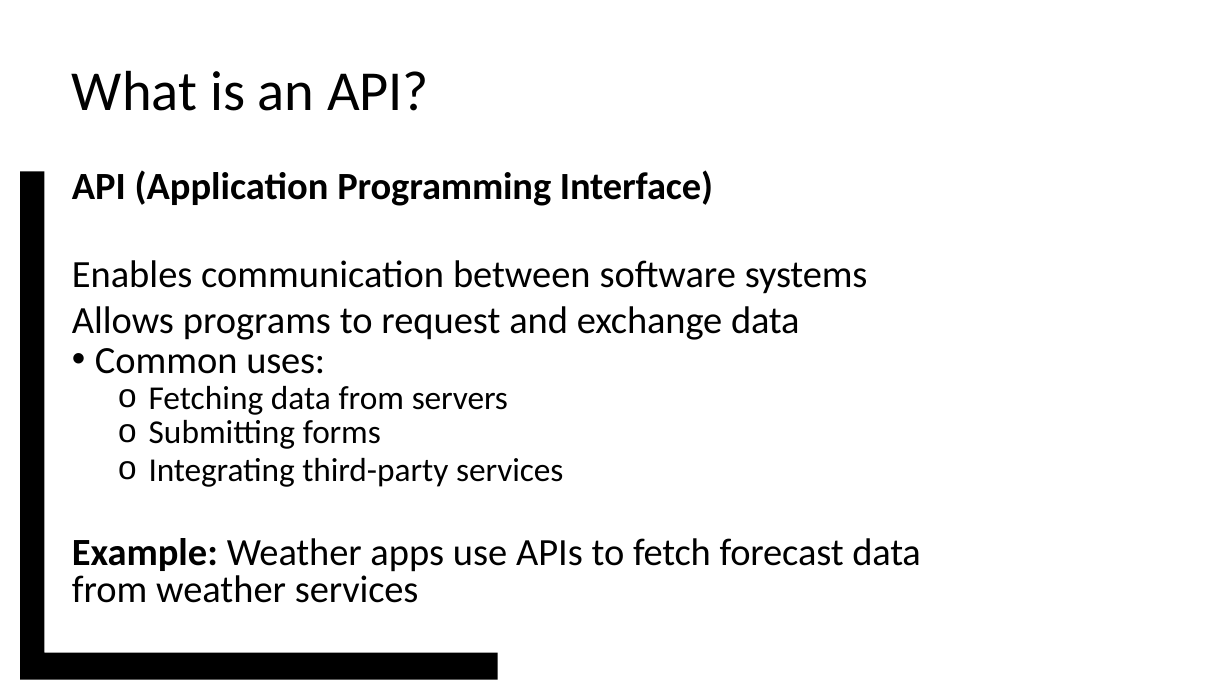
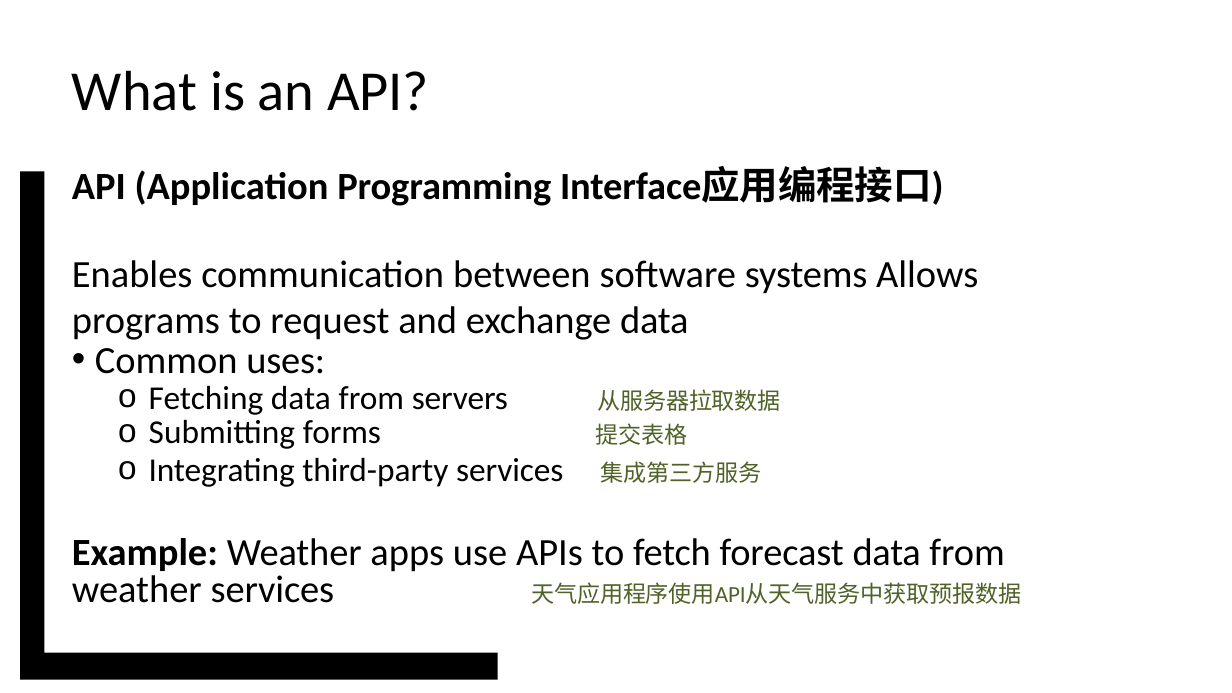
Before and after one commit to vcboy1/Leeds, a slide deck: slide 3 of 26fall/1850/Note/w1.8_s2.pptx. Drawn at 1232x693 pixels with LibreOffice and Linux fonts; fonts in the diff are those of the drawing; background and template pictures are left out. Boxes give left, top, right and bottom in pixels: in the first picture for what was removed or moved away, otherwise in the second. Text is boxed around its words. In the diff, an @@ line names an element or a change of style, - is before the commit and + after.

```diff
--- a/26fall/1850/Note/w1.8_s2.pptx
+++ b/26fall/1850/Note/w1.8_s2.pptx
@@ text at [72,167,944,206]: text changed @@
-API (Application Programming Interface)
+API (Application Programming Interface应用编程接口)
@@ text at [72,386,1021,604]: text changed @@
-  o Fetching data from servers
-  o Submitting forms
-  o Integrating third-party services
-Example: Weather apps use APIs to fetch forecast data from weather services
+  o Fetching data from servers 从服务器拉取数据
+  o Submitting forms 提交表格
+  o Integrating third-party services 集成第三方服务
+Example: Weather apps use APIs to fetch forecast data from weather services 天气应用程序使用API从天气服务中获取预报数据
```
Also in this commit, not shown: 12 other slides changed, 32 other files.
